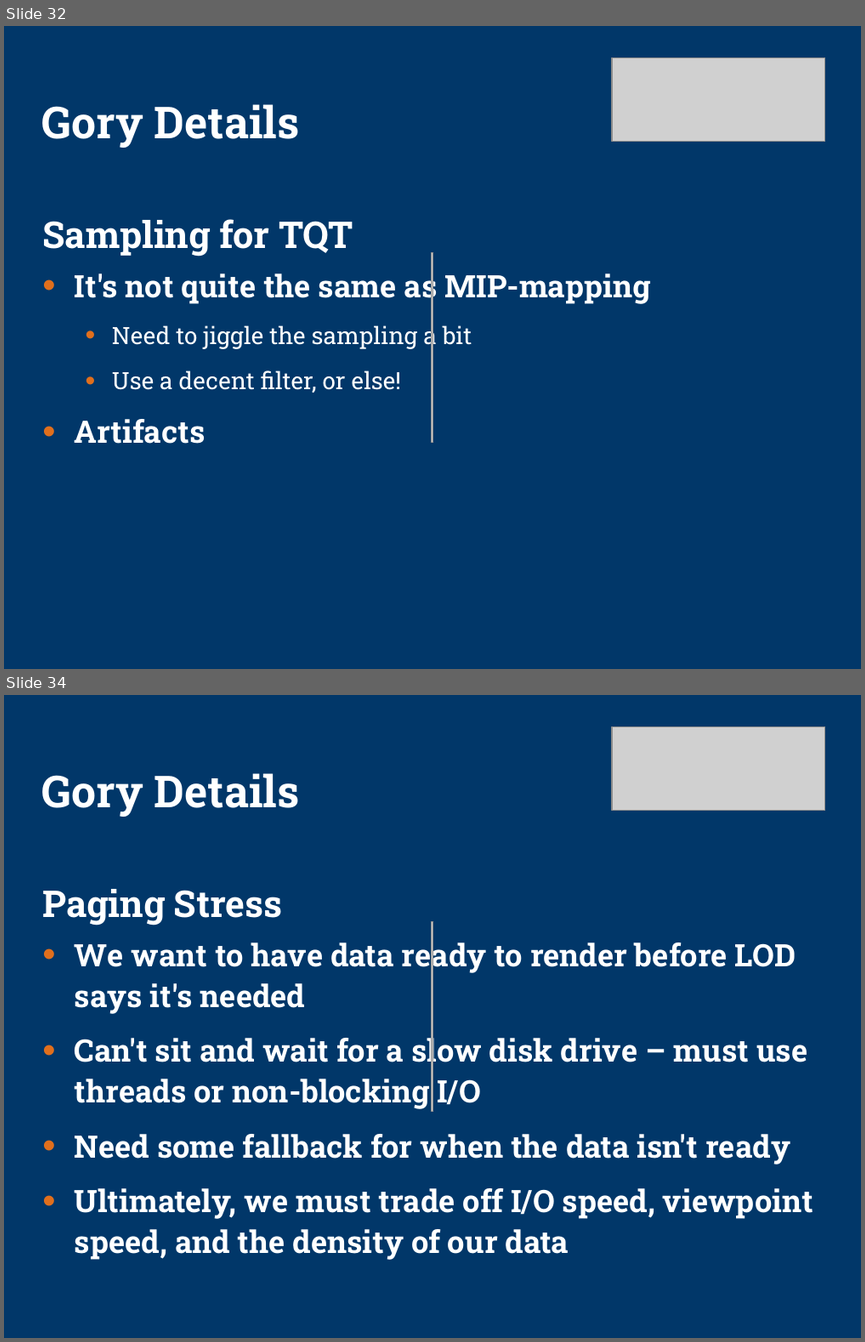
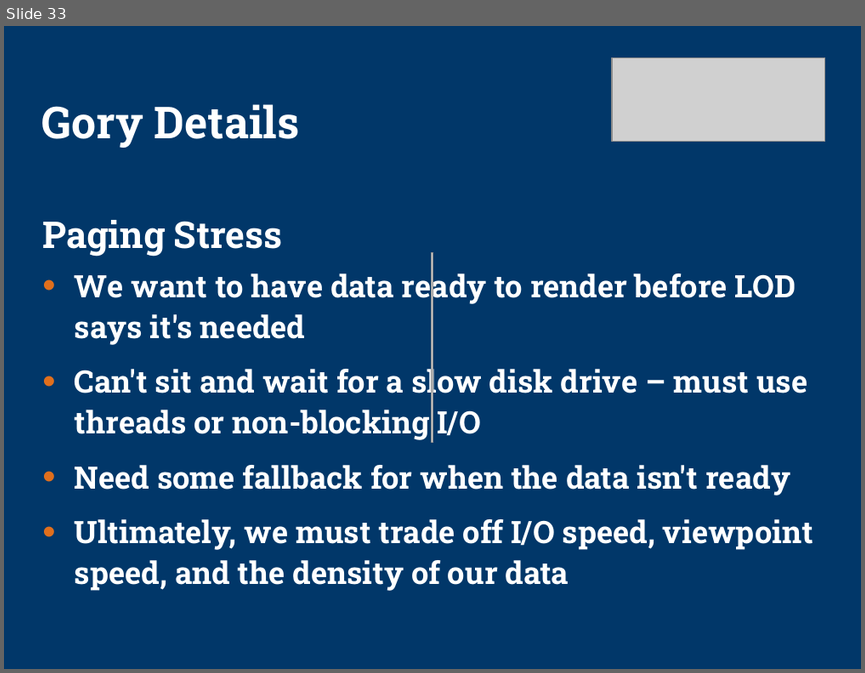
Before and after one commit to technosaurus/gameswf, a slide deck: tu-testbed/docs/sig-preso2.ppt. Shown one above the other, each under a label of ours: slides 32 and 34 before the commit, slide 33 after it; the slides between them are not shown. The pictures are 865x1342 and 865x673 pixels, drawn with LibreOffice and Linux fonts; fonts in the diff are those of the drawing; grey boxes stand for pictures; background and template pictures are left out. Boxes give left, top, right and bottom in pixels: in the first picture for what was removed or moved away, otherwise in the second. Text is boxed around its words. In the diff, an @@ line names an element or a change of style, - is before the commit and + after.

```diff
--- a/tu-testbed/docs/sig-preso2.ppt
+++ b/tu-testbed/docs/sig-preso2.ppt
@@ slide 32 removed at (4,26,861,669), background picture (left out) @@
@@ picture removed at (612,57,825,141) @@
@@ title removed at (42,104,300,148) @@
-Gory Details
@@ text removed at (42,219,650,443) @@
-Sampling for TQT
-• It's not quite the same as MIP-mapping
-  • Need to jiggle the sampling a bit
-  • Use a decent filter, or else!
-• Artifacts
@@ picture removed at (432,252,433,442) @@
@@ what was slide 34 is now slide 33 @@
```
Also in this commit, not shown: 12 slides changed, 6 other files.
